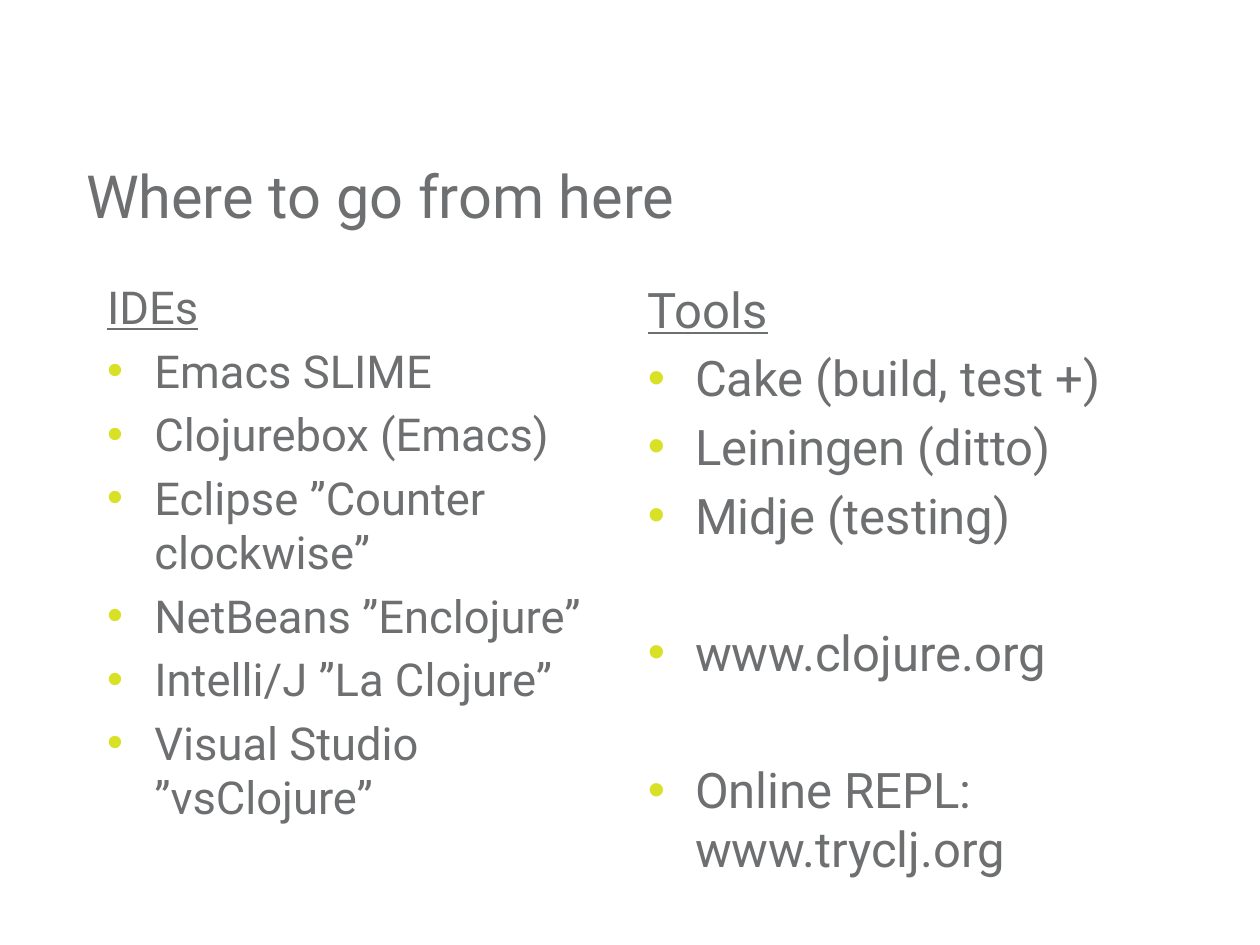
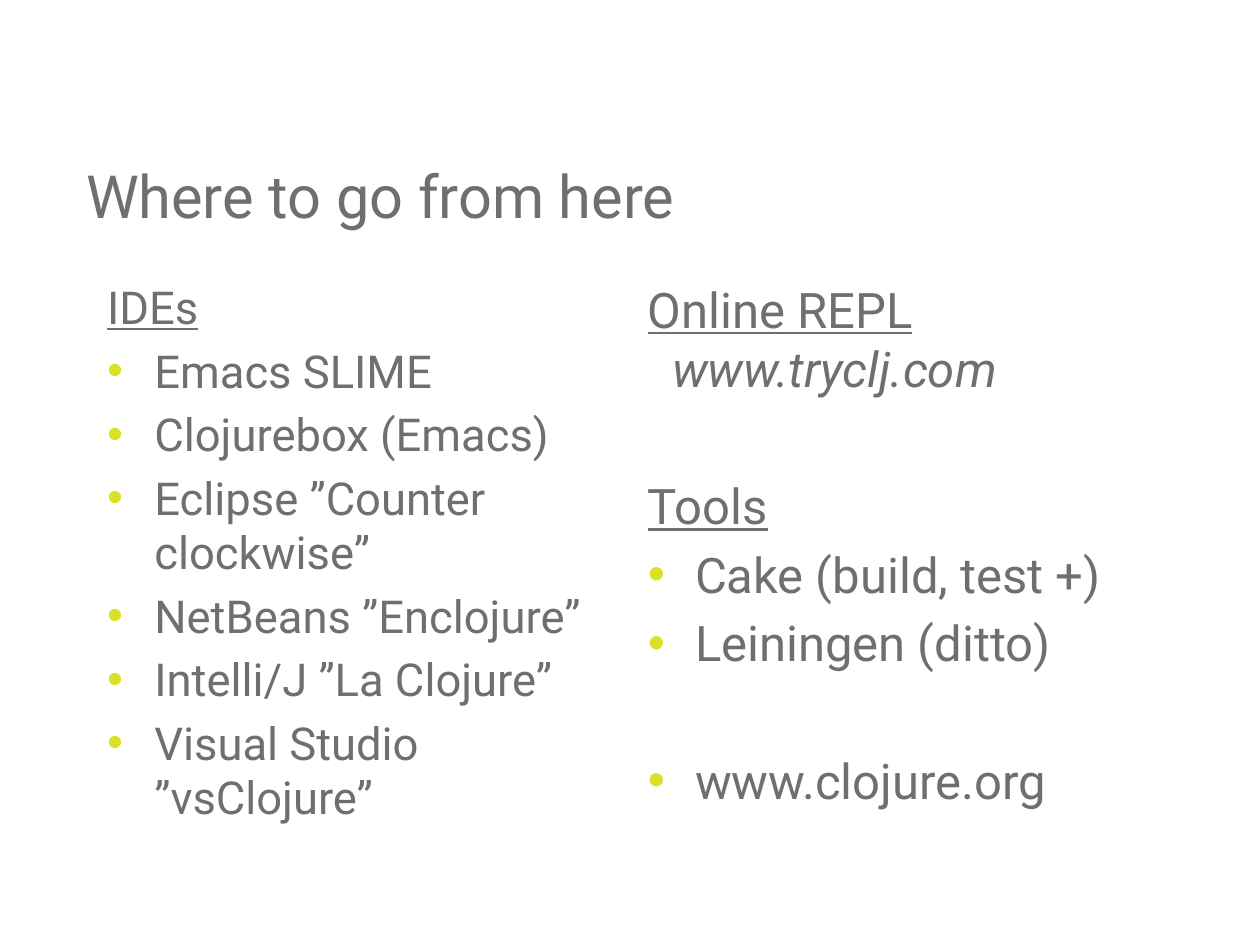
Before and after one commit to mjul/top-10-clojure-oredev-2011, a slide deck: slide 48 of Top Things to Learn From Clojure.pptx. Drawn at 1260x945 pixels with LibreOffice and Linux fonts; fonts in the diff are those of the drawing; background and template pictures are left out. Boxes give left, top, right and bottom in pixels: in the first picture for what was removed or moved away, otherwise in the second. Text is boxed around its words. In the diff, an @@ line names an element or a change of style, - is before the commit and + after.

```diff
--- a/Top Things to Learn From Clojure.pptx
+++ b/Top Things to Learn From Clojure.pptx
@@ text at [648, 291, 997, 398]: paragraph added @@
+Online REPL
+www.tryclj.com
@@ text at [695, 495, 1010, 545]: paragraph removed @@
-• Midje (testing)
@@ text at [695, 771, 1005, 878]: paragraph removed @@
-• Online REPL: www.tryclj.org
```
Also in this commit, not shown: 2 other slides changed, 1 other file.
